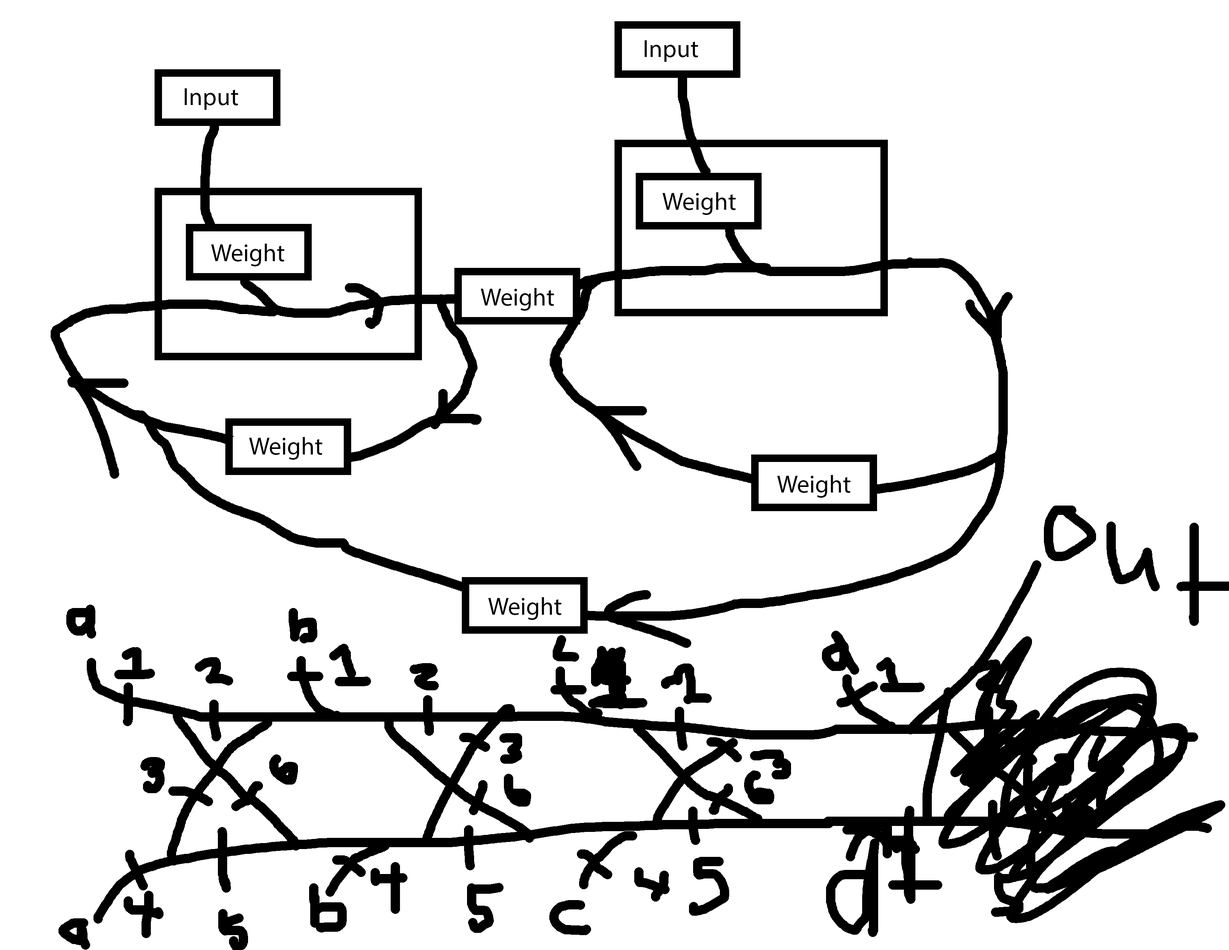
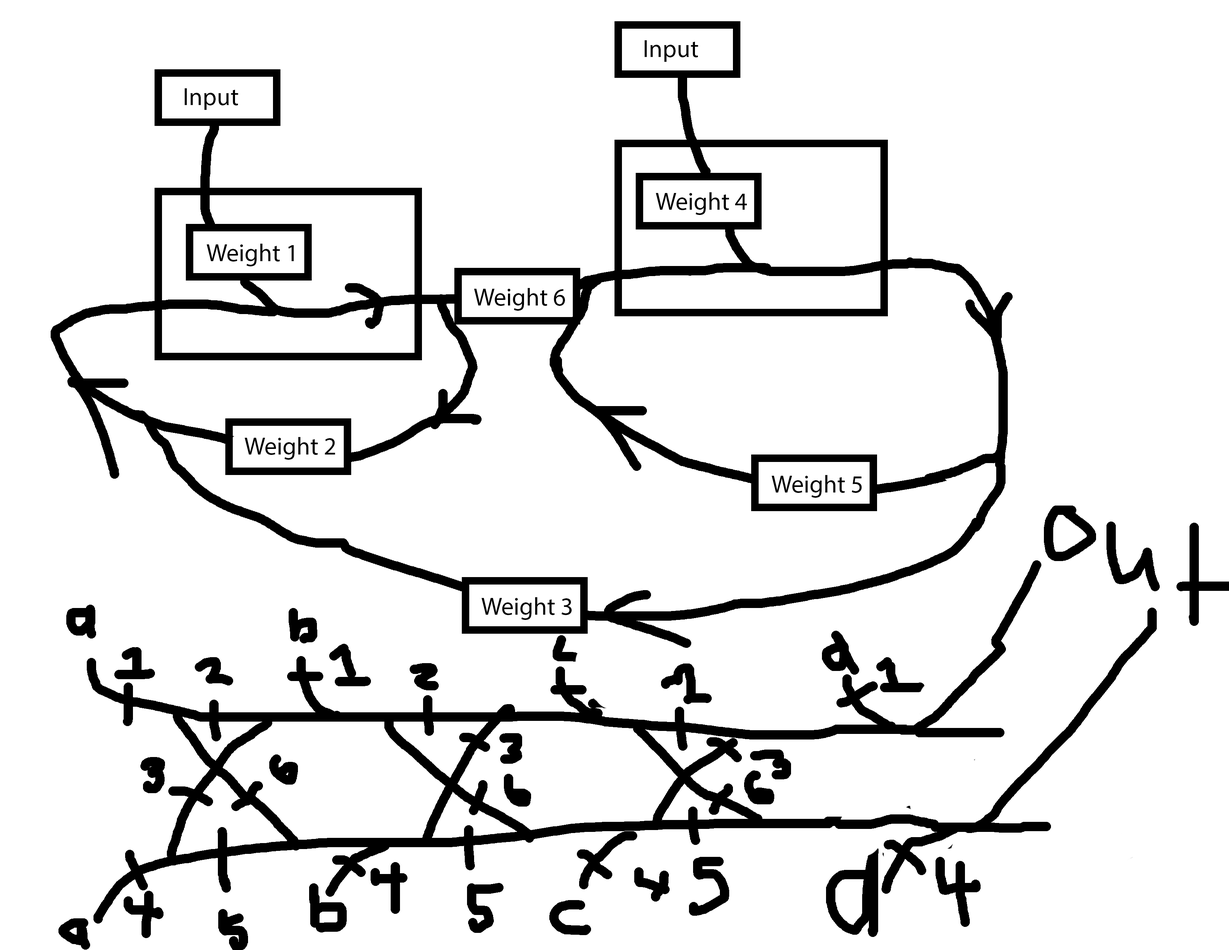
Layer changes from the first w=1229, h=950 image to the second:
renamed "Weight copy" to "Weight 4", painted on it over [655, 192, 748, 215]
renamed "Weight copy 4" to "Weight 6", painted on it over [474, 287, 566, 311]
renamed "Weight copy 3" to "Weight 3", painted on it over [481, 597, 572, 620]
renamed "Weight copy 2" to "Weight 5", painted on it over [771, 474, 862, 498]
renamed "Weight" to "Weight 1", painted on it over [206, 243, 294, 267]
renamed "Weight" to "Weight 2", painted on it over [244, 436, 336, 460]
painted on "Background" over [575, 258, 1226, 927]
